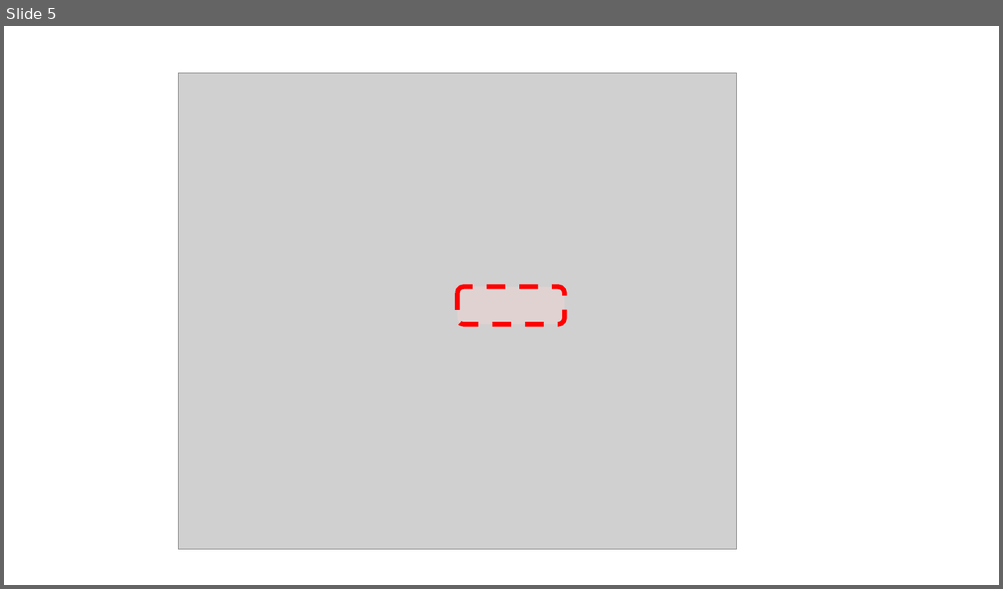
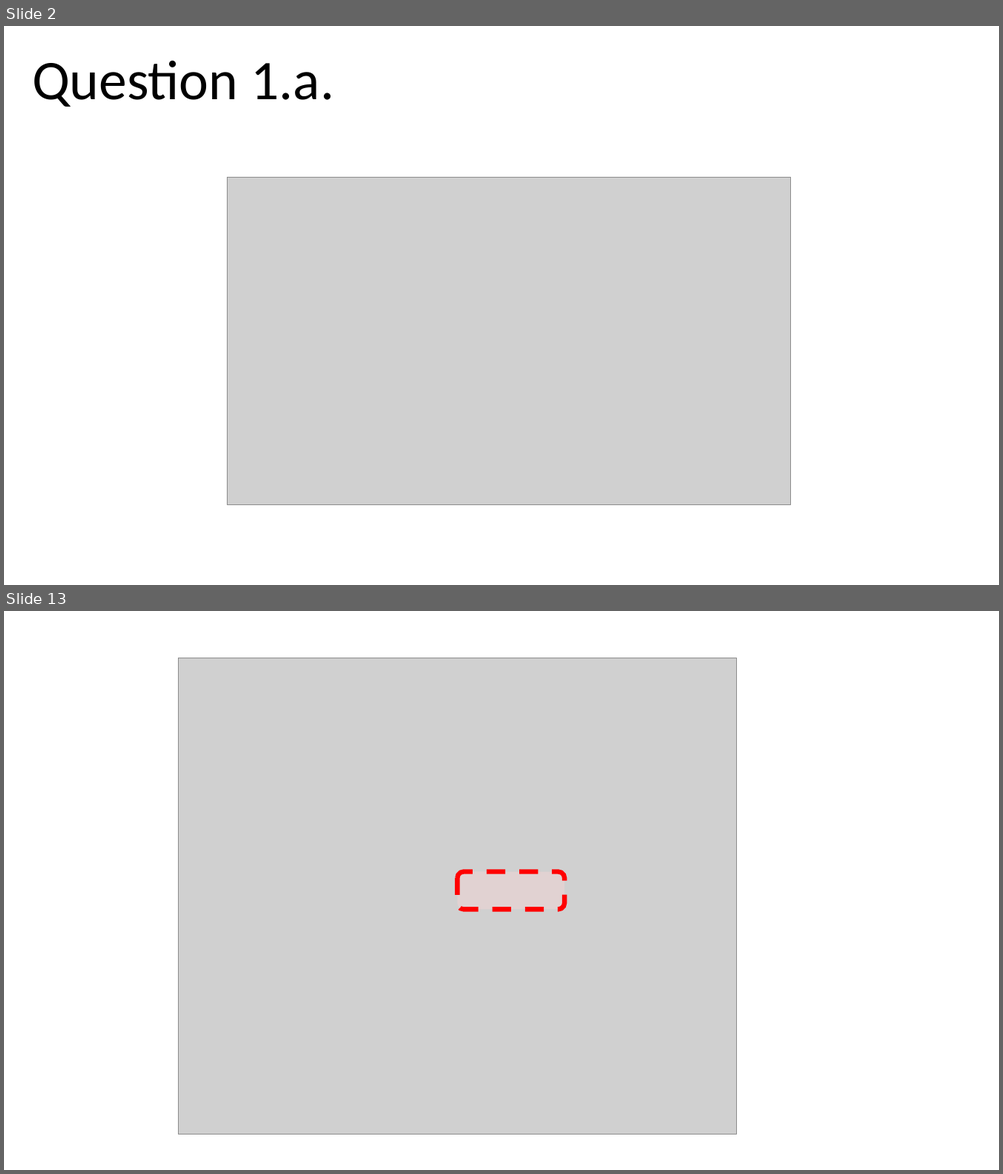
Before and after one commit to chris-s-bowden/page-test, a slide deck: docs/img_edits.pptm. Shown one above the other, each under a label of ours: slide 5 before the commit, slides 2 and 13 after it; the slides between them are not shown. The pictures are 1003x589 and 1003x1174 pixels, drawn with LibreOffice and Linux fonts; fonts in the diff are those of the drawing; grey boxes stand for pictures. Boxes give left, top, right and bottom in pixels: in the first picture for what was removed or moved away, otherwise in the second. Text is boxed around its words. In the diff, an @@ line names an element or a change of style, - is before the commit and + after.

```diff
--- a/docs/img_edits.pptm
+++ b/docs/img_edits.pptm
@@ slide 2 added at bbox=[4, 26, 999, 585], background #FFFFFF @@
@@ text added at bbox=[32, 60, 335, 107], 54 pt, text #000000 @@
+Question 1.a.
@@ picture added at bbox=[227, 177, 791, 505] @@
@@ what was slide 5 is now slide 13 @@
```
Also in this commit, not shown: 1 slide changed, 9 other slides added, 2 slides removed, 45 other files.
